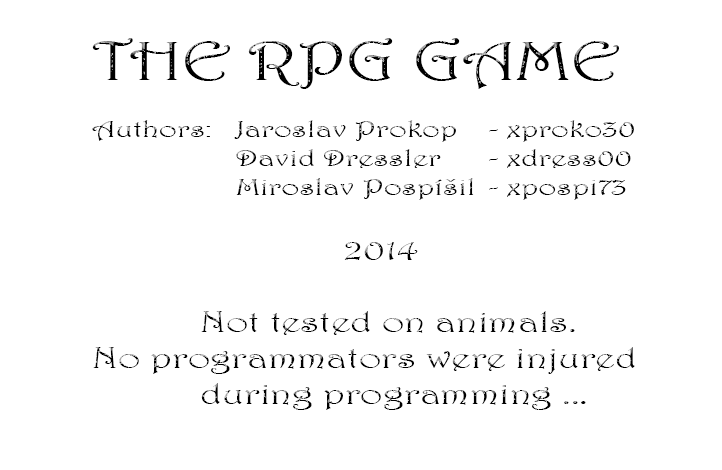
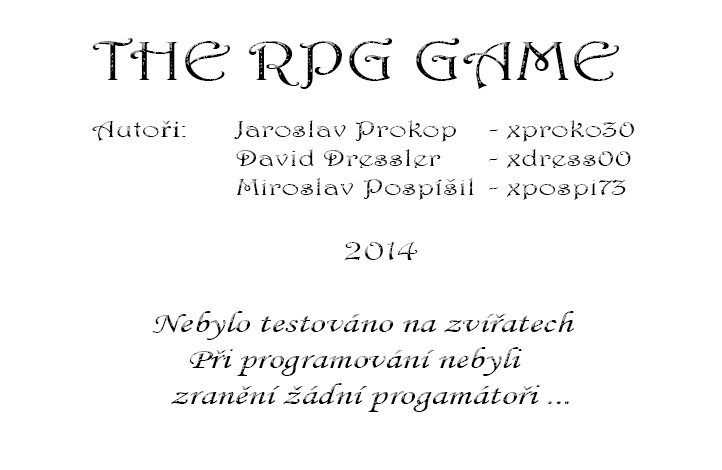
Revision of a layered w=722, h=470 image; what changed, layer by layer:
renamed "THE RPG GAME Authors: Jaroslav Prokop - xproko30 David Dre" to "THE RPG GAME Autoři: Jaroslav Prokop - xproko30 David Dre", painted on it over [93, 120, 635, 412]
